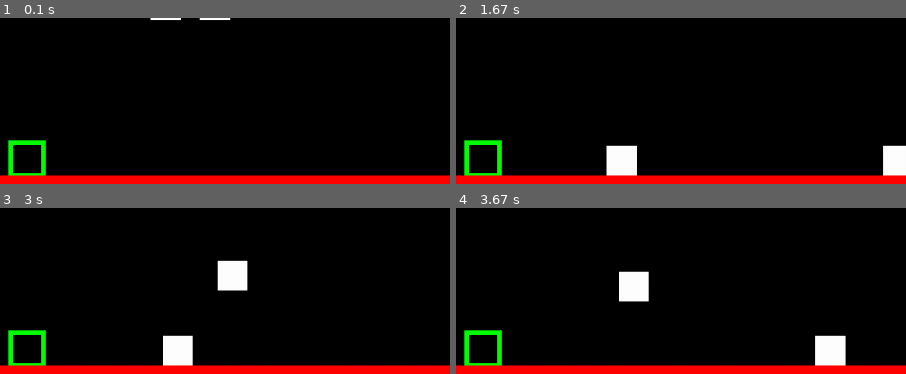
Above: before the commit, frames 1-4 (two rows, left to right).
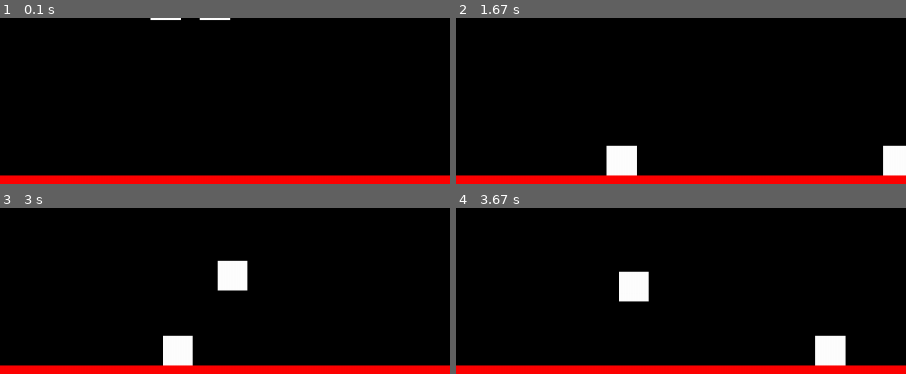
Above: after the commit, the same moments.

Repository: EvannBerthou/PygamePlatformer
Game: pygame game, started from main.py
Two runs of this game, one before a commit and one after it. Both use one fixed random seed, a clock stepped at 60 frames per second and the inputs below.
Inputs:
- Up to frame 1 (0.1 s): no input
- Up to frame 2 (1.67 s): hold Right 0.33-0.8 s; hold Up 0.83-1.13 s; hold Right 1.17-1.63 s
- Up to frame 3 (3 s): hold Left 1.67-2.2 s; tap D at 1.82 s; hold Left 2.23-2.63 s; hold Up from 2.67 s (still down)
- Up to frame 4 (3.67 s): release Up at 3.03 s; hold Right from 3.07 s (still down); tap Space at 3.13, 3.43 s
The pictures show only the part of the screen within x 4-54%, y 10-60%; the shares and areas given below are measured in that part.

The runs differ from the first frame. In frame 1, 0.8% of the frame differs, in the area x 1-11%, y 73-96%; in frame 2, 0.8%; in frame 3, 0.8%; in frame 4, 0.8%.

Commit message:
(#66) Added a button to change the player_id of a door in property panel

Diff:
--- a/Door.py
+++ b/Door.py
@@ -13,12 +13,12 @@
                 # BOTTOM
                 ((self.rect[0],self.rect[1]+self.rect[3]), (self.rect[0]+self.rect[2],self.rect[1]+self.rect[3]))
         ]
-    def __init__(self, x,y,w,h, player_id, color = (0,255,0)):
+    def __init__(self, x,y,w,h, color = (0,255,0)):
         self.rect = (x,y,w,h)
         self.color = color
         self.collide = False
         self.border = 10
-        self.player_id = player_id
+        self.player_id = 0
         self.lines = self.get_lines()
 
     def draw(self, surface, camera = None):
@@ -30,3 +30,10 @@
 
     def has_collision(self, player_id):
         return self.player_id == player_id
+
+    def get_properties():
+        return ["ColorPicker", "Player_Id"]
+
+    def switch_player_id(self, btn, args):
+        self.player_id = (self.player_id + 1) % 2
+        print(self.player_id)
--- a/PropertyPanel.py
+++ b/PropertyPanel.py
@@ -1,19 +1,25 @@
 import pygame
 from ColorPicker import ColorPicker
+from UI import Button
 
 class PropertyPanel:
-    def get_obj_from_str(self, string):
-        return {"ColorPicker": ColorPicker }[string]
-
-    def __init__(self, x,y, properties, UIManager):
+    def __init__(self, x,y, properties, UIManager, selected_obj):
         self.x, self.y = x,y
-        self.w, self.h = 160,95 #TEMP
+        self.w, self.h = 160,0 #TEMP
         self.properties_obj = {}
 
+        self.padding = 5
+
         for p in properties:
-            obj = self.get_obj_from_str(p)
-            print(p, obj)
-            self.properties_obj[p] = obj(self.x,self.y, UIManager)
+            if p == "ColorPicker":
+                cp = ColorPicker(self.x,self.y, UIManager)
+                self.properties_obj[p] = cp
+                self.h += cp.h + self.padding
+            if p == "Player_Id":
+                b = Button(self.x+5,self.y+95, 150,35,"player", (170,170,170), selected_obj.switch_player_id, [])
+                UIManager.add(b)
+                self.properties_obj[p] = b
+                self.h += b.rect.h + self.padding
 
     def draw(self, surface):
         pygame.draw.rect(surface, (100,100,100), (self.x, self.y, self.w, self.h))
--- a/UI.py
+++ b/UI.py
@@ -1,4 +1,5 @@
 import pygame
+from pygame.locals import *
 
 pygame.font.init()
 
@@ -20,7 +21,7 @@
         self.elements.remove(element)
 
 
-    def update(self, mouse_position, mouse_pressed):
+    def update(self, mouse_position, mouse_pressed, events):
         for i,el in enumerate(self.elements):
             if el.is_hovered(mouse_position) and mouse_pressed:
                 self.selected = i
@@ -29,7 +30,7 @@
             self.selected = -1
 
         if self.selected != -1:
-            self.elements[self.selected].update(mouse_position, (mouse_pressed, 0))
+            self.elements[self.selected].update(mouse_position, (mouse_pressed, 0), events)
 
     def draw(self, surface):
         for el in self.elements:
@@ -88,6 +89,7 @@
 
 class Button(UIElement):
     def __init__(self, x,y,w,h, text, color, callback, args):
+        print(text, callback)
         super().__init__(x,y)
         self.rect = pygame.Rect(self.x, self.y, w, h)
         self.color = color
@@ -99,9 +101,14 @@
         pygame.draw.rect(surface, self.color, self.rect)
         surface.blit(self.text, (self.x, self.y))
 
-    def update(self, mouse_position, mouse_pressed):
-        if mouse_pressed[0]:
-            self.callback(self, self.args)
+    def update(self, mouse_position, mouse_pressed, events):
+        for event in events:
+            if event.type == MOUSEBUTTONDOWN:
+                if mouse_pressed[0]:
+                    self.callback(self, self.args)
 
     def is_hovered(self, mouse_position):
         return self.rect.collidepoint(mouse_position)
+
+    def destroy(self, UIManager):
+        return
--- a/editor.py
+++ b/editor.py
@@ -138,14 +138,15 @@
             self.blitting_surface.fill((0,0,0))
 
             #TODO(#60): Handle key in different function
-            for event in pygame.event.get():
+            events = pygame.event.get()
+            for event in events:
                 if event.type == QUIT:
                     self.running = False
                 if event.type == MOUSEBUTTONDOWN:
                     if self.mode == MODE.Camera:
                         self.camera.event_zoom(event)
                     if self.mode == MODE.Editor:
-                        self.UIManager.update(mouse_position, event.button == 1)
+                        self.UIManager.update(mouse_position, event.button == 1, events)
                         if self.property_panel == None:
                             self.selected_rect = self.inside_rect(mouse_position)
                         if self.selected_rect > -1:
@@ -178,7 +179,7 @@
                             self.property_panel = None
                         else:
                             self.property_panel = PropertyPanel(*mouse_position, self.selected_object.get_properties(),
-                                                                  self.UIManager)
+                                                                  self.UIManager, self.rects[self.selected_rect])
                             self.property_panel.set_color(self.rects[self.selected_rect].color)
                     if event.key == K_F1:
                         self.change_object(self.wall_button, Wall)
@@ -233,7 +234,7 @@
 
             #UPDATE
             if self.UIManager.selected != -1:
-                self.UIManager.elements[self.UIManager.selected].update(mouse_position, mouse_pressed)
+                self.UIManager.elements[self.UIManager.selected].update(mouse_position, mouse_pressed, events)
                 self.rect_started = 0
 
             #DRAW
